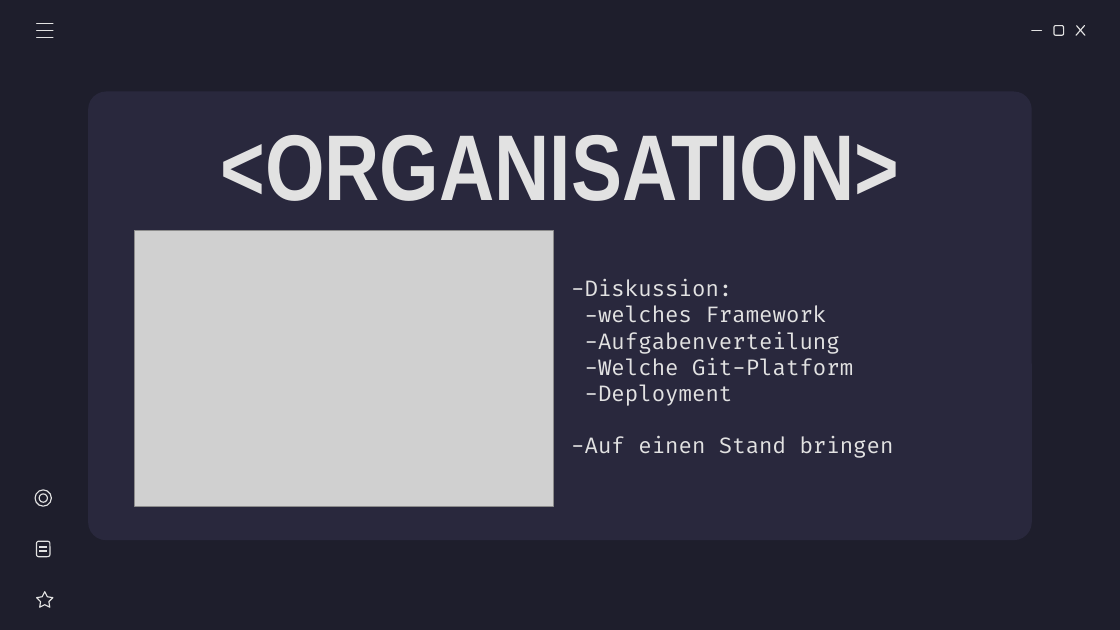
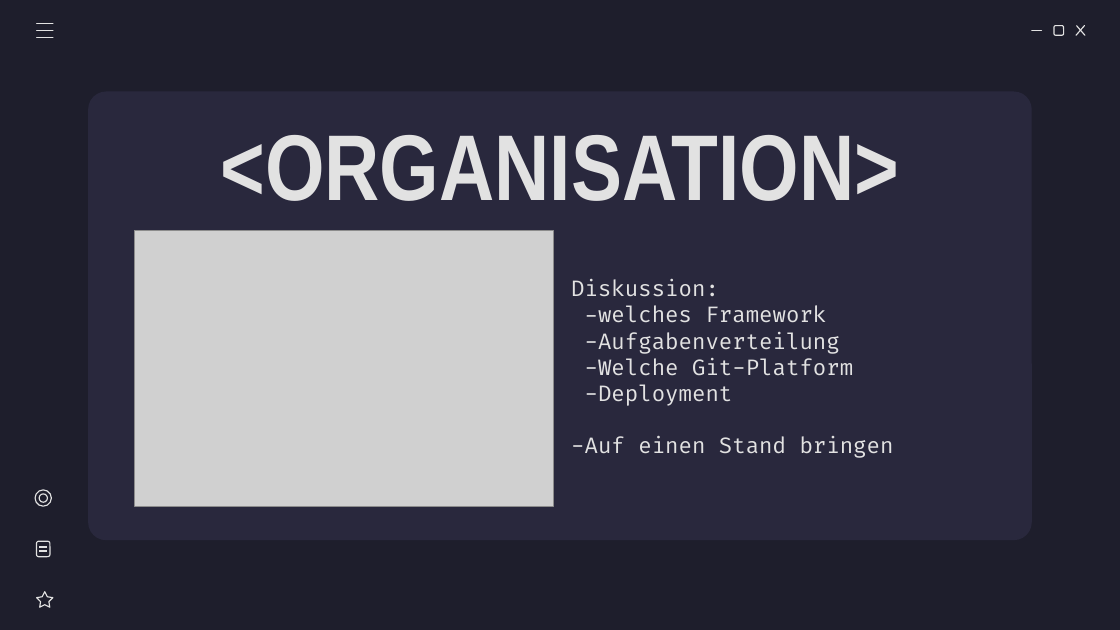
Before and after one commit to miwied/web-based-database-manager, a slide deck: slide 3 of documentation/required documents/Presentation/Webasierter Datenkbankmanager - Präsentation.pptx. Drawn at 1120x630 pixels with LibreOffice and Linux fonts; fonts in the diff are those of the drawing; grey boxes stand for pictures. Boxes give left, top, right and bottom in pixels: in the first picture for what was removed or moved away, otherwise in the second. Text is boxed around its words. In the diff, an @@ line names an element or a change of style, - is before the commit and + after.

```diff
--- a/documentation/required documents/Presentation/Webasierter Datenkbankmanager - Präsentation.pptx
+++ b/documentation/required documents/Presentation/Webasierter Datenkbankmanager - Präsentation.pptx
@@ subtitle at (571,279,719,297): text changed @@
--Diskussion:
+Diskussion:
```
Also in this commit, not shown: 8 other slides changed.
